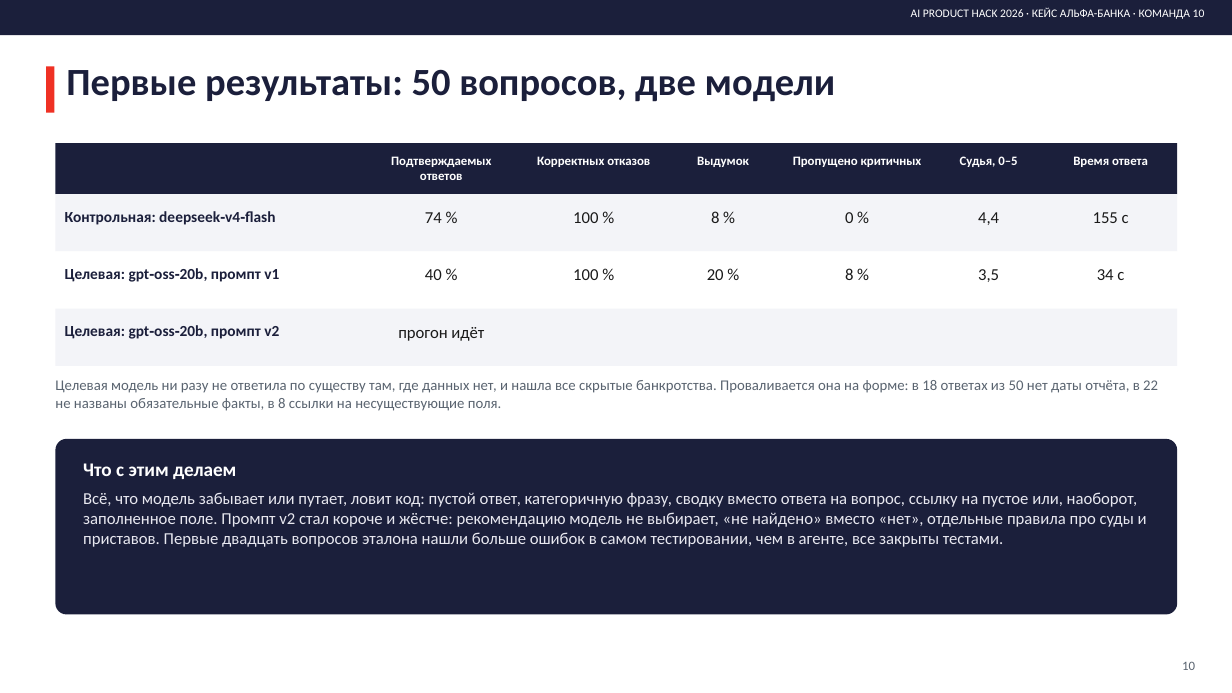
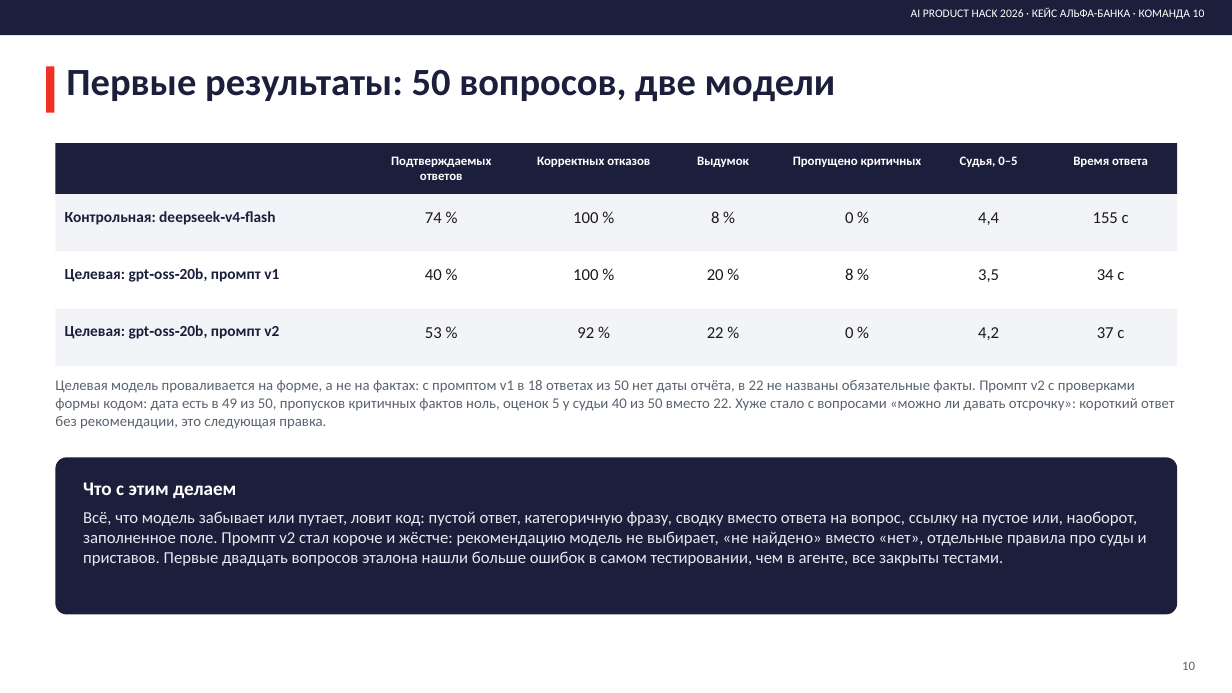
Before and after one commit to formalraindbow/contractor-agent, a slide deck: slide 10 of deliverables/interim/PRESENTATION_INTERIM.pptx. Drawn at 1232x693 pixels with LibreOffice and Linux fonts; fonts in the diff are those of the drawing. Boxes give left, top, right and bottom in pixels: in the first picture for what was removed or moved away, otherwise in the second. Text is boxed around its words. In the diff, an @@ line names an element or a change of style, - is before the commit and + after.

```diff
--- a/deliverables/interim/PRESENTATION_INTERIM.pptx
+++ b/deliverables/interim/PRESENTATION_INTERIM.pptx
@@ text at (425,327,442,338): text changed @@
-прогон идёт
+53 %
@@ text added at (577,327,594,338), 13 pt, text #1A1A1A @@
+92 %
@@ text added at (707,327,724,338), 13 pt, text #1A1A1A @@
+22 %
@@ text added at (845,327,853,338), 13 pt, text #1A1A1A @@
+0 %
@@ text added at (978,327,999,340), 13 pt, text #1A1A1A @@
+4,2
@@ text added at (1097,327,1124,338), 13 pt, text #1A1A1A @@
+37 с
@@ text at (55,380,1175,429): text changed @@
-Целевая модель ни разу не ответила по существу там, где данных нет, и нашла все скрытые банкротства. Проваливается она на форме: в 18 ответах из 50 нет даты отчёта, в 22 не названы обязательные факты, в 8 ссылки на несуществующие поля.
+Целевая модель проваливается на форме, а не на фактах: с промптом v1 в 18 ответах из 50 нет даты отчёта, в 22 не названы обязательные факты. Промпт v2 с проверками формы кодом: дата есть в 49 из 50, пропусков критичных фактов ноль, оценок 5 у судьи 40 из 50 вместо 22. Хуже стало с вопросами «можно ли давать отсрочку»: короткий ответ без рекомендации, это следующая правка.
@@ rounded rectangle: place and size @@
-rounded rectangle at (55,439,1177,615)
+rounded rectangle at (55,457,1177,615)
@@ rounded rectangle at (55,457,1177,615): proportions changed @@
@@ text "Что с этим делаем": place and size @@
-text "Что с этим делаем" at (83,463,1147,547)
+text "Что с этим делаем" at (83,482,1147,566)
```
Also in this commit, not shown: 3 other files.
